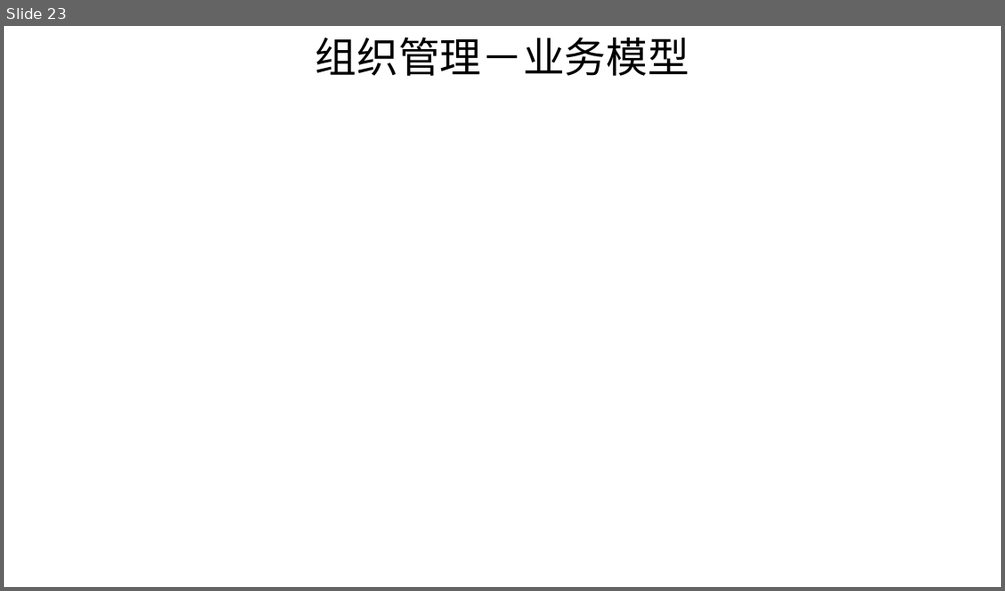
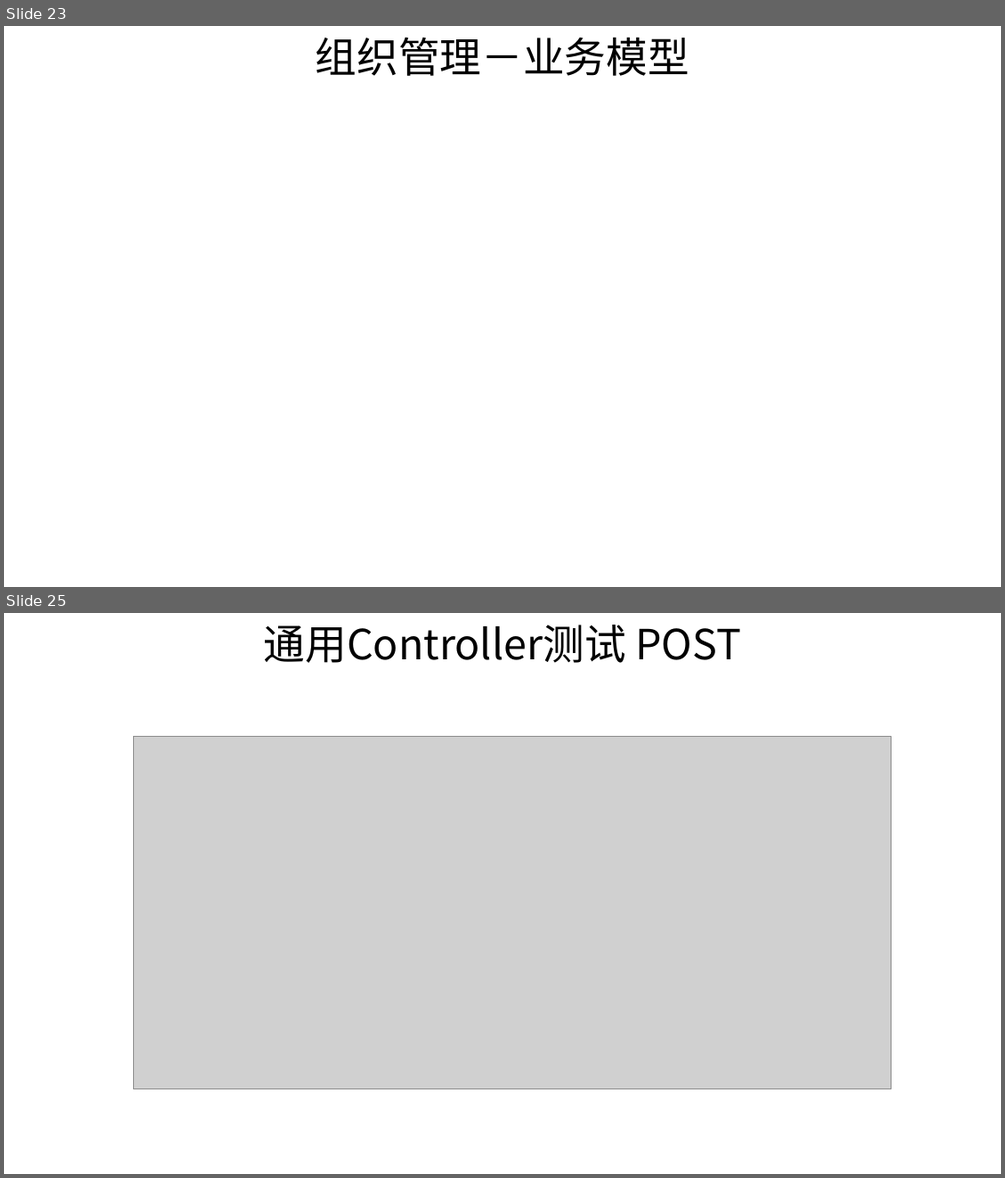
Before and after one commit to shiyunlai/tistools, a slide deck: TIStools.pptx. Shown one above the other, each under a label of ours: slide 23 before the commit, slides 23 and 25 after it; the slides between them are not shown. The pictures are 1005x591 and 1005x1178 pixels, drawn with LibreOffice and Linux fonts; fonts in the diff are those of the drawing; grey boxes stand for pictures. Boxes give left, top, right and bottom in pixels: in the first picture for what was removed or moved away, otherwise in the second. Text is boxed around its words. In the diff, an @@ line names an element or a change of style, - is before the commit and + after.

```diff
--- a/TIStools.pptx
+++ b/TIStools.pptx
@@ slide 25 added at bbox=[4, 613, 1001, 1174], background #FFFFFF @@
@@ text added at bbox=[264, 625, 741, 663], 30 pt, text #000000 @@
+通用Controller测试 POST
@@ picture added at bbox=[134, 737, 891, 1089] @@
```
Also in this commit, not shown: 2 other slides added.
